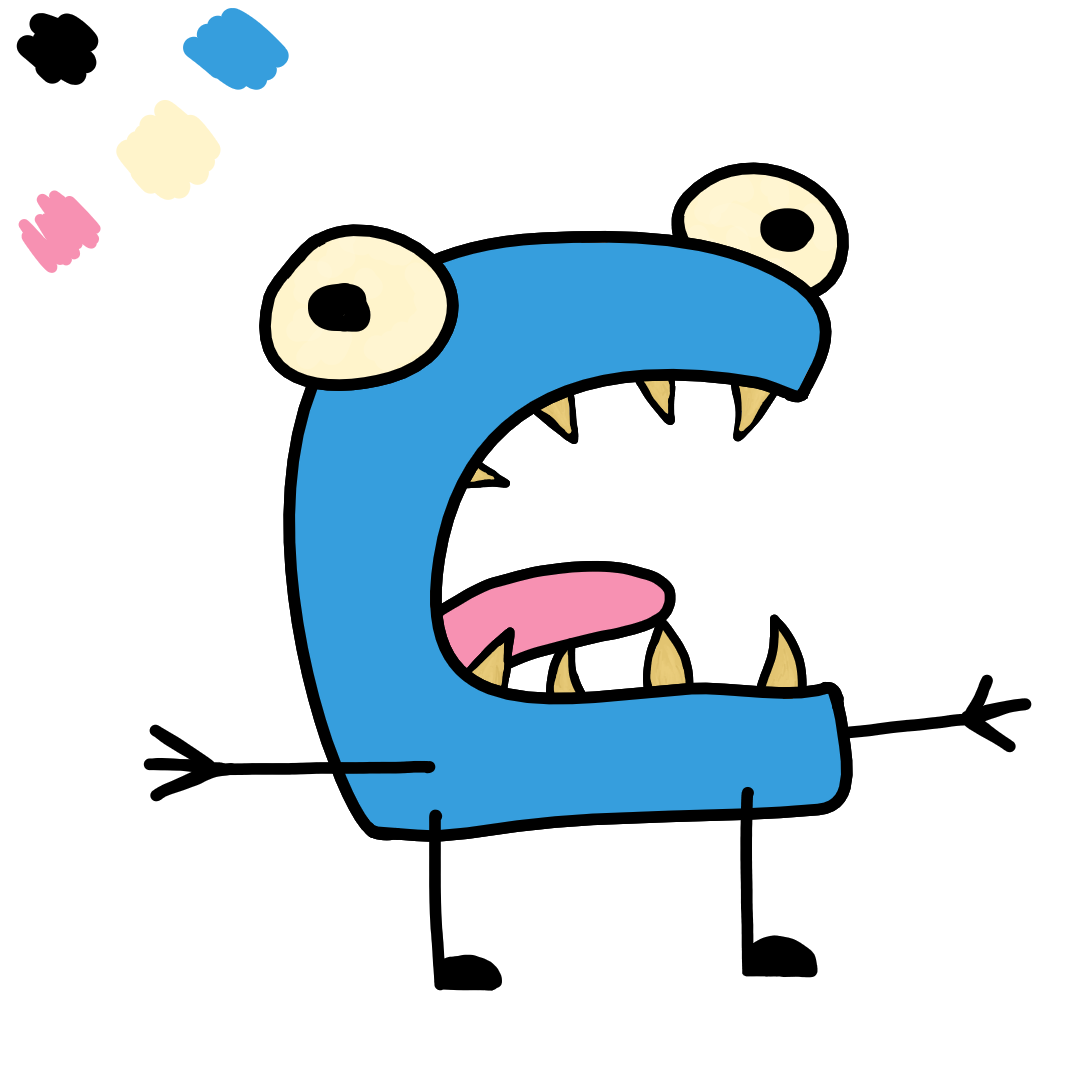
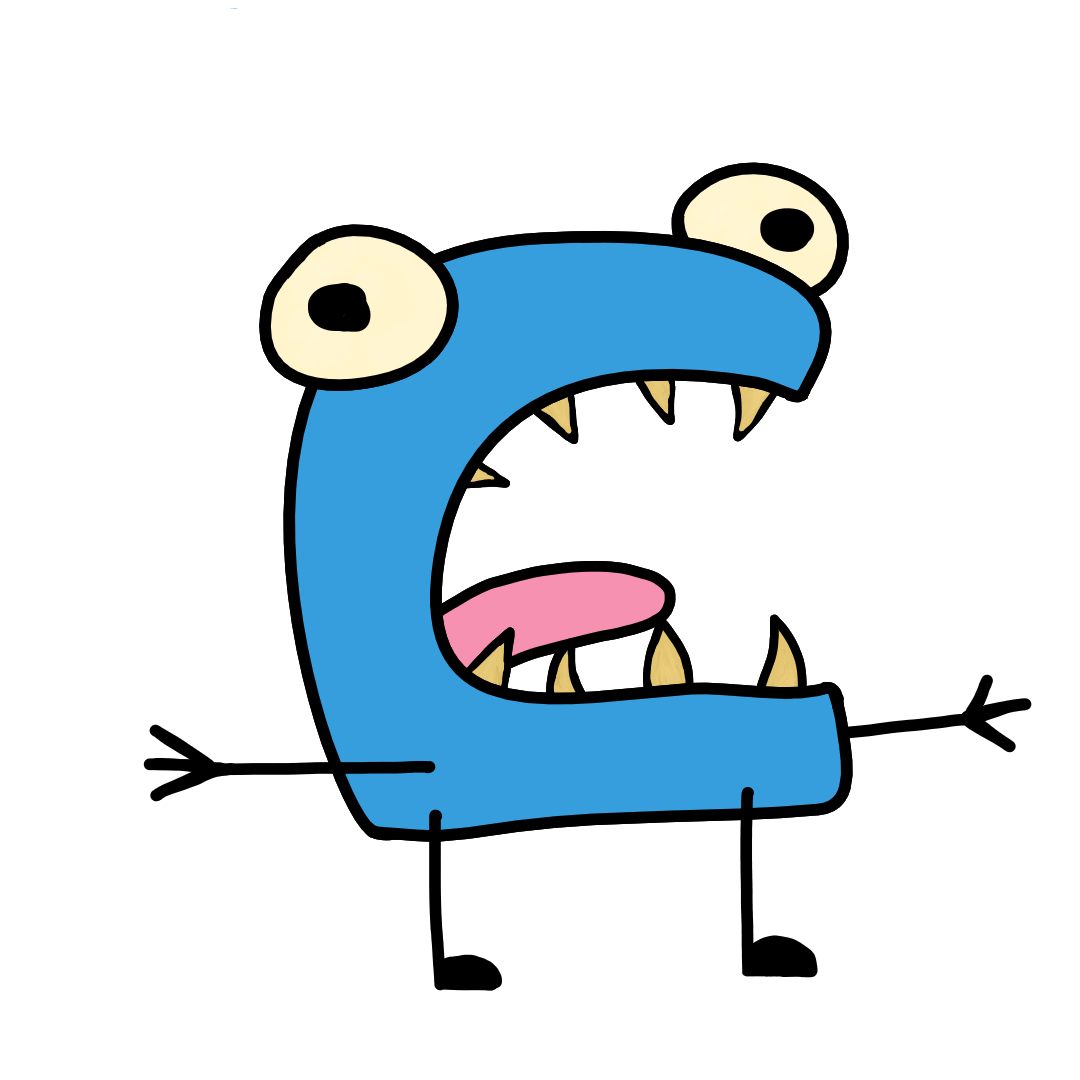
The second 1080 x 1080 image is a revision of the first. Changes to its layers:
painted on "pupila_der" over (16, 8, 289, 256)
painted on "pupila_izq" over (16, 8, 289, 273)
painted on "pierna_der" over (16, 8, 289, 273)
painted on "ojo_izq_color" over (16, 8, 289, 273)
painted on "lengua" over (18, 128, 221, 273)
painted on "lengua_color" over (16, 8, 289, 273)
painted on "ojo_der" over (16, 8, 289, 273)
